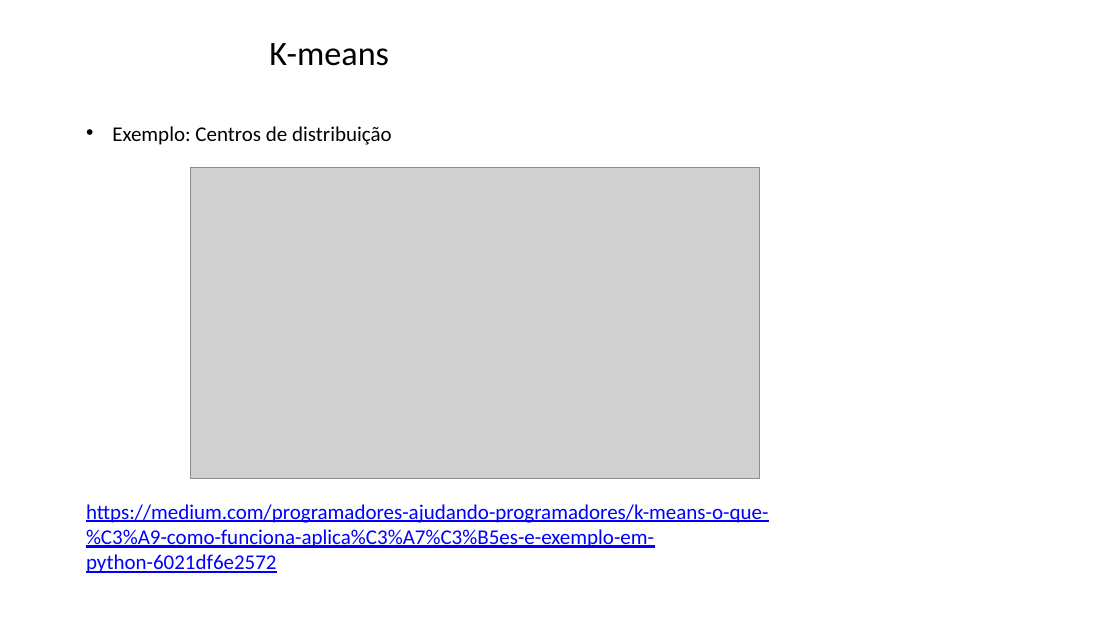
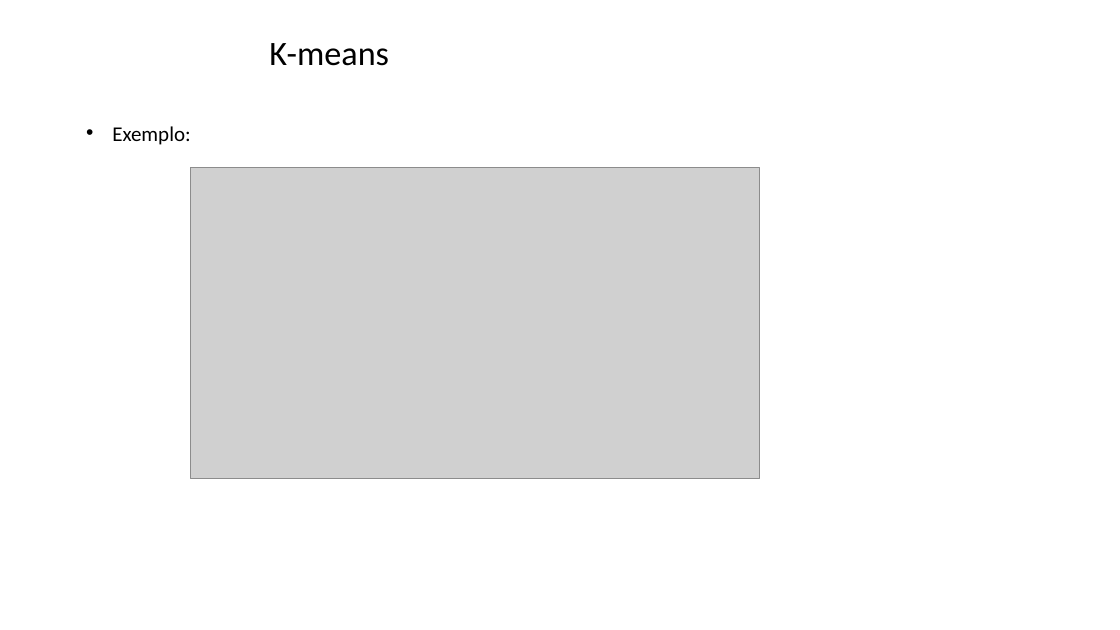
Before and after one commit to zz4fap/tp557-iot-ml, a slide deck: slide 13 of slides/TP557_16_detecção_de_anomalias.pptx (slide 10 before the commit). Drawn at 1120x630 pixels with LibreOffice and Linux fonts; fonts in the diff are those of the drawing; grey boxes stand for pictures; background and template pictures are left out. Boxes give left, top, right and bottom in pixels: in the first picture for what was removed or moved away, otherwise in the second. Text is boxed around its words. In the diff, an @@ line names an element or a change of style, - is before the commit and + after.

```diff
--- a/slides/TP557_16_detecção_de_anomalias.pptx
+++ b/slides/TP557_16_detecção_de_anomalias.pptx
@@ text at box(112, 126, 190, 145): text changed; text colour #0000FF to #000000 @@
-• Exemplo: Centros de distribuição
-https://medium.com/programadores-ajudando-programadores/k-means-o-que-%C3%A9-como-funciona-aplica%C3%A7%C3%B5es-e-exemplo-em-python-6021df6e2572
+• Exemplo:
```
Also in this commit, not shown: 6 other slides changed, 3 slides added.
